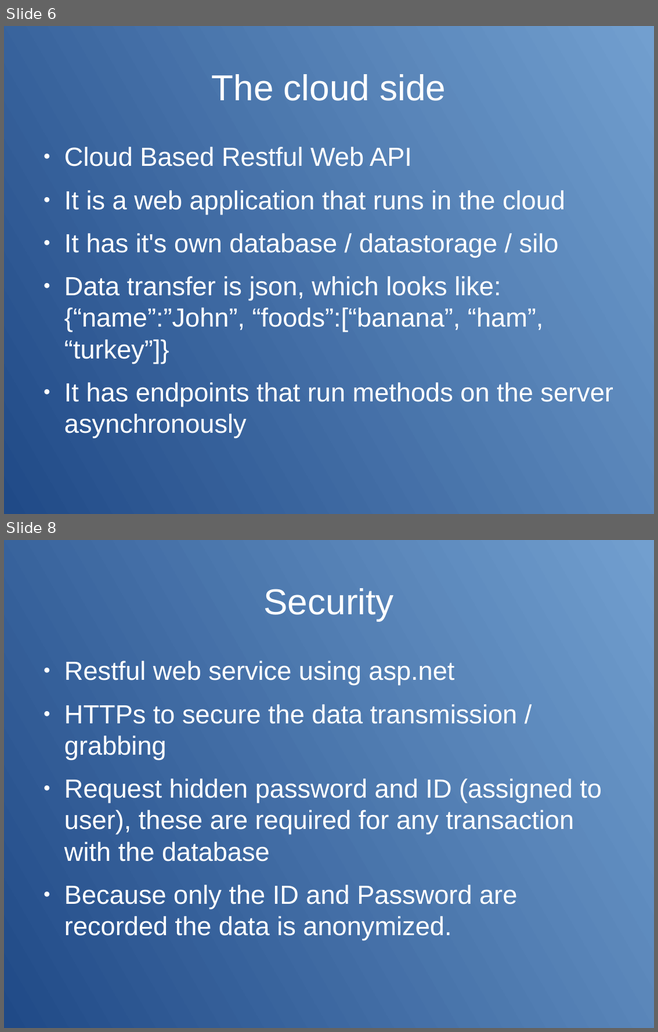
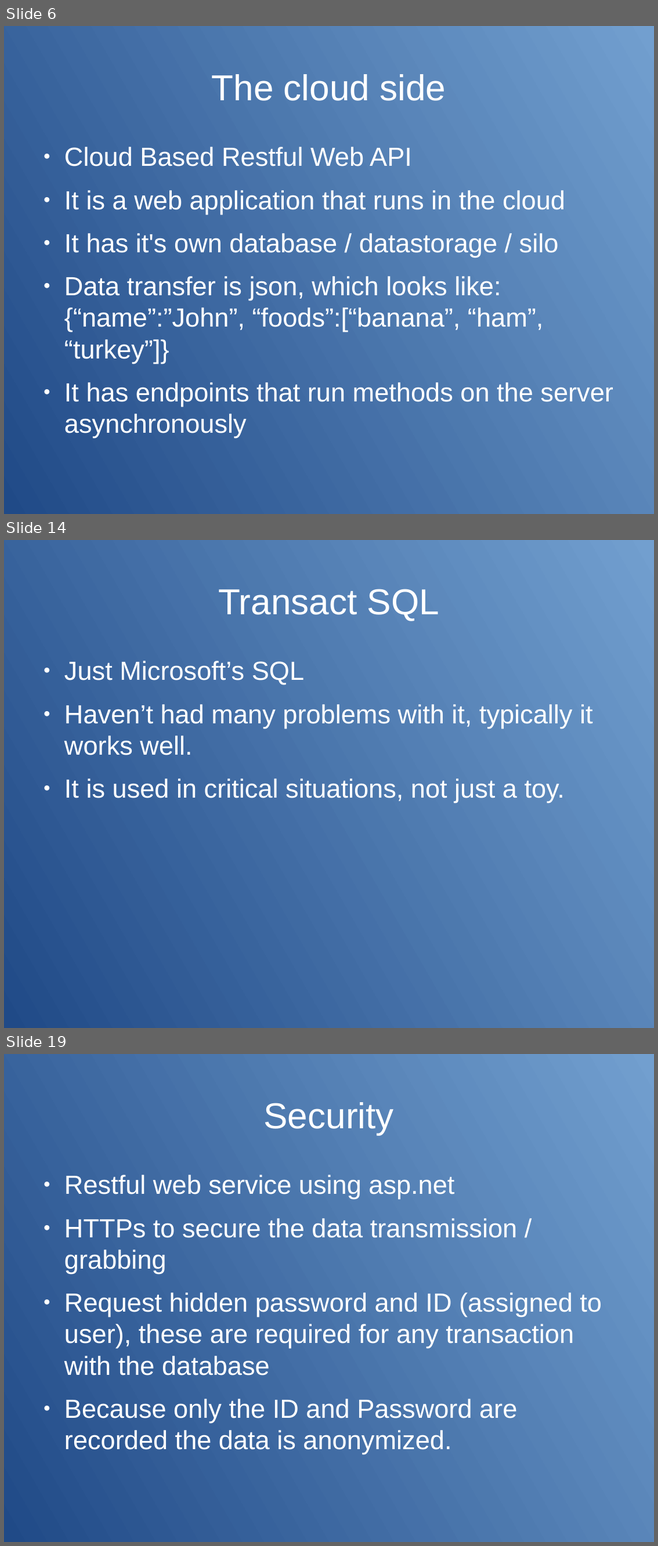
Before and after one commit to james-ehlmann/latech-iot-proof-of-concept, a slide deck: proof-of-concept/documentation/presentation_for_iot.odp. Shown one above the other, each under a label of ours: slides 6 and 8 before the commit, slides 6, 14 and 19 after it; the slides between them are not shown. The pictures are 658x1032 and 658x1546 pixels, drawn with LibreOffice and Linux fonts; fonts in the diff are those of the drawing. Boxes give left, top, right and bottom in pixels: in the first picture for what was removed or moved away, otherwise in the second. Text is boxed around its words. In the diff, an @@ line names an element or a change of style, - is before the commit and + after.

```diff
--- a/proof-of-concept/documentation/presentation_for_iot.odp
+++ b/proof-of-concept/documentation/presentation_for_iot.odp
@@ slide 14 added at bbox=[4, 540, 654, 1028], background gradient #729FCF to #204A87 @@
@@ title added at bbox=[218, 589, 439, 621], 44 pt, text #FFFFFF @@
+Transact SQL
@@ text added at bbox=[64, 661, 593, 803], 32 pt, text #FFFFFF @@
+● Just Microsoft’s SQL
+● Haven’t had many problems with it, typically it works well.
+● It is used in critical situations, not just a toy.
@@ what was slide 8 is now slide 19 @@
```
Also in this commit, not shown: 1 slide changed, 13 other slides added, 1 slide removed, 2 other files.
